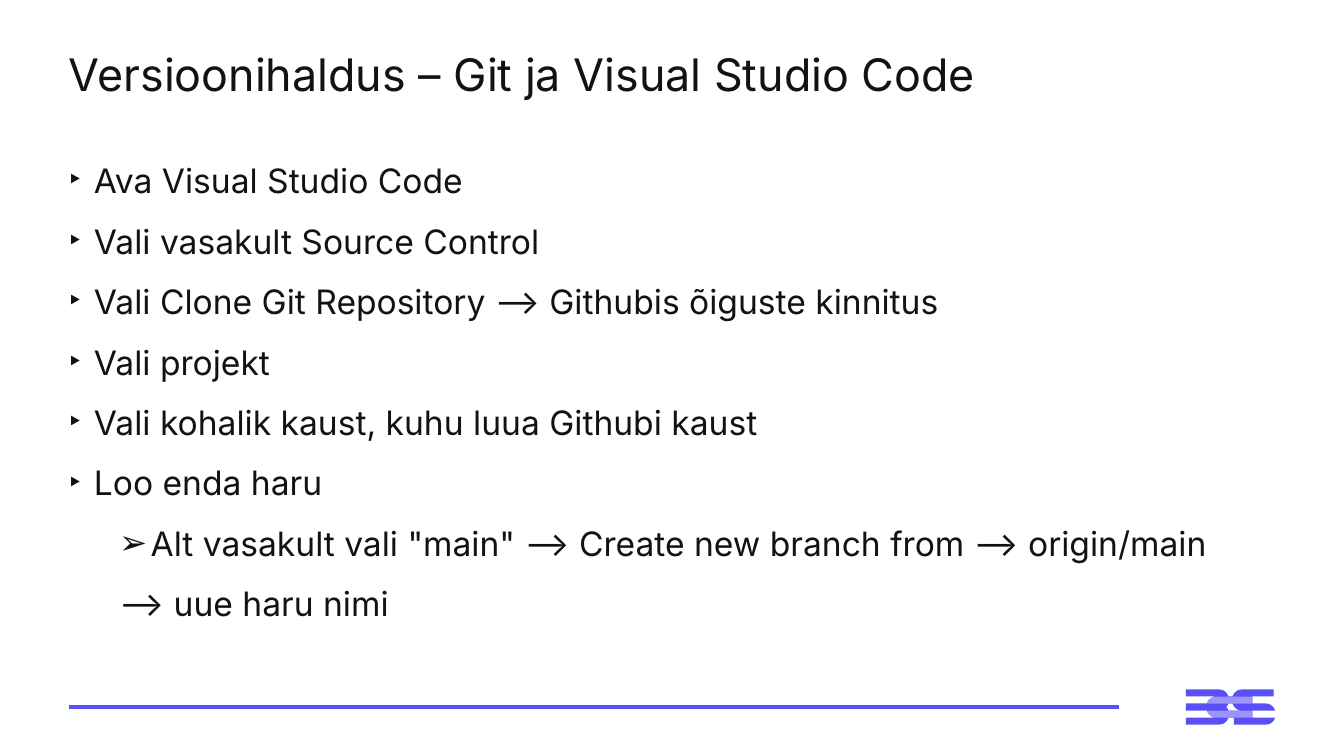
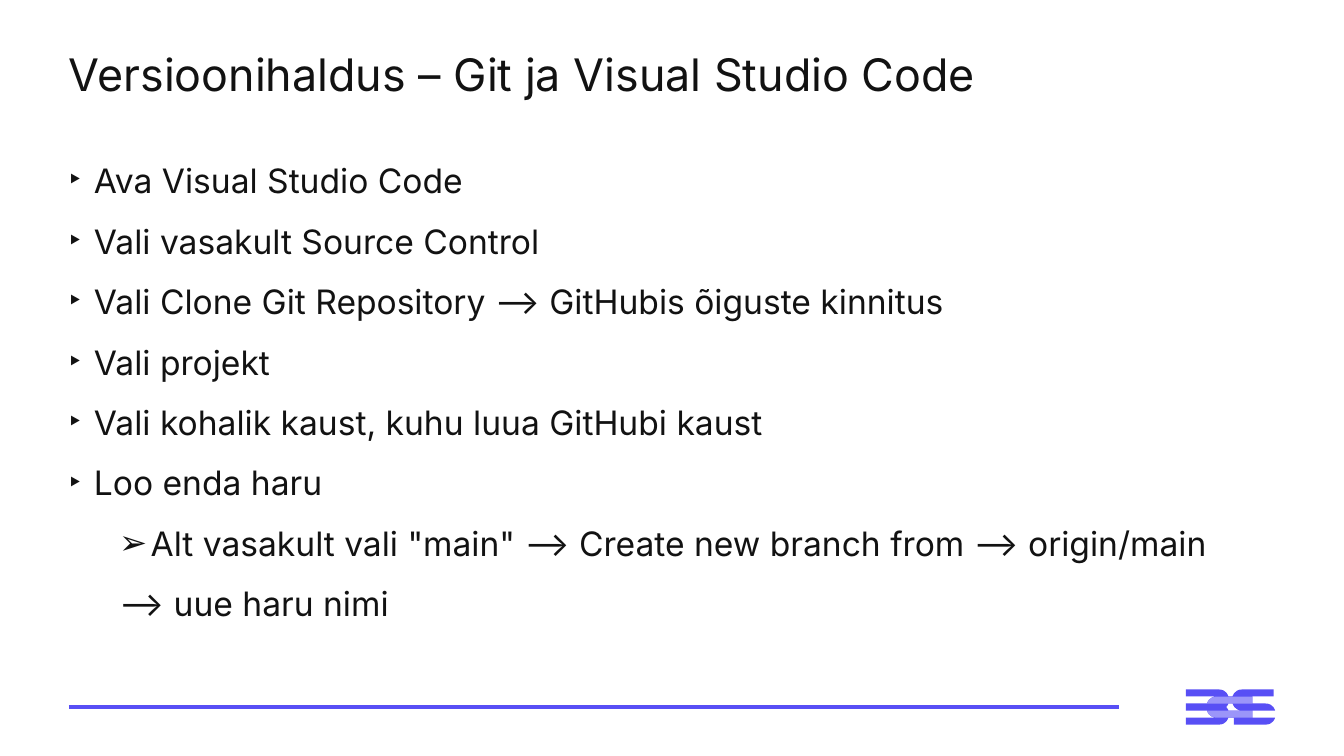
Before and after one commit to virverani/andmetarkus_2026_kevad, a slide deck: slide 20 of Day2/2-paev-andmetarkus-esitlus.pptx. Drawn at 1344x756 pixels with LibreOffice and Linux fonts; fonts in the diff are those of the drawing. Boxes give left, top, right and bottom in pixels: in the first picture for what was removed or moved away, otherwise in the second. Text is boxed around its words. In the diff, an @@ line names an element or a change of style, - is before the commit and + after.

```diff
--- a/Day2/2-paev-andmetarkus-esitlus.pptx
+++ b/Day2/2-paev-andmetarkus-esitlus.pptx
@@ text at (x1=94, y1=288, x2=943, y2=322): text changed @@
-‣ Vali Clone Git Repository --> Githubis õiguste kinnitus
+‣ Vali Clone Git Repository --> GitHubis õiguste kinnitus
@@ text at (x1=94, y1=409, x2=763, y2=441): text changed @@
-‣ Vali kohalik kaust, kuhu luua Githubi kaust
+‣ Vali kohalik kaust, kuhu luua GitHubi kaust
```
Also in this commit, not shown: 3 other slides changed, 1 other file.
